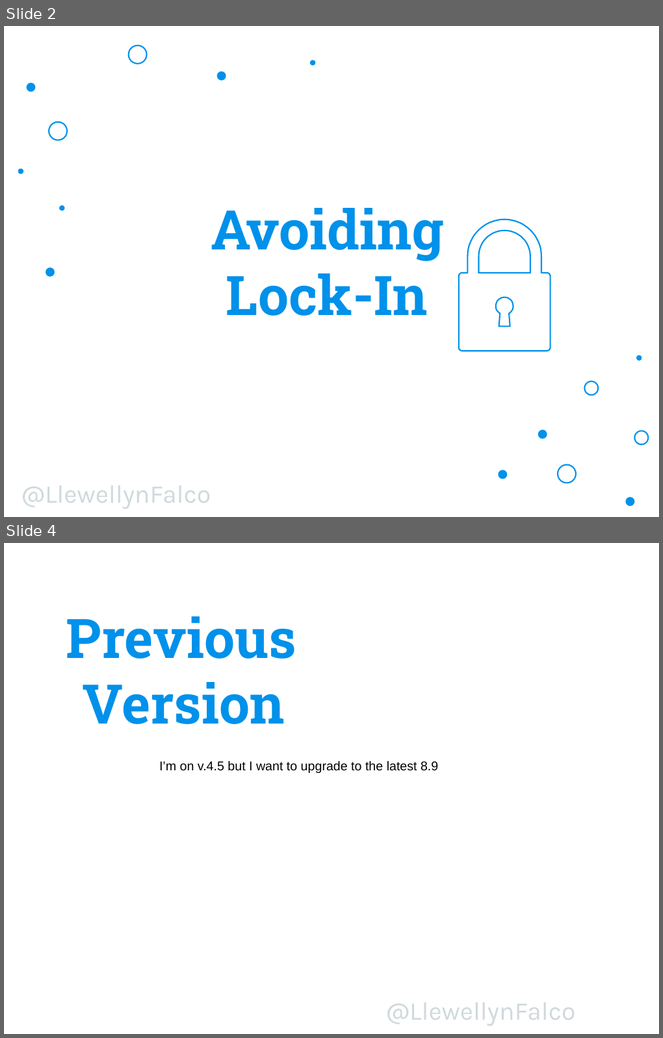
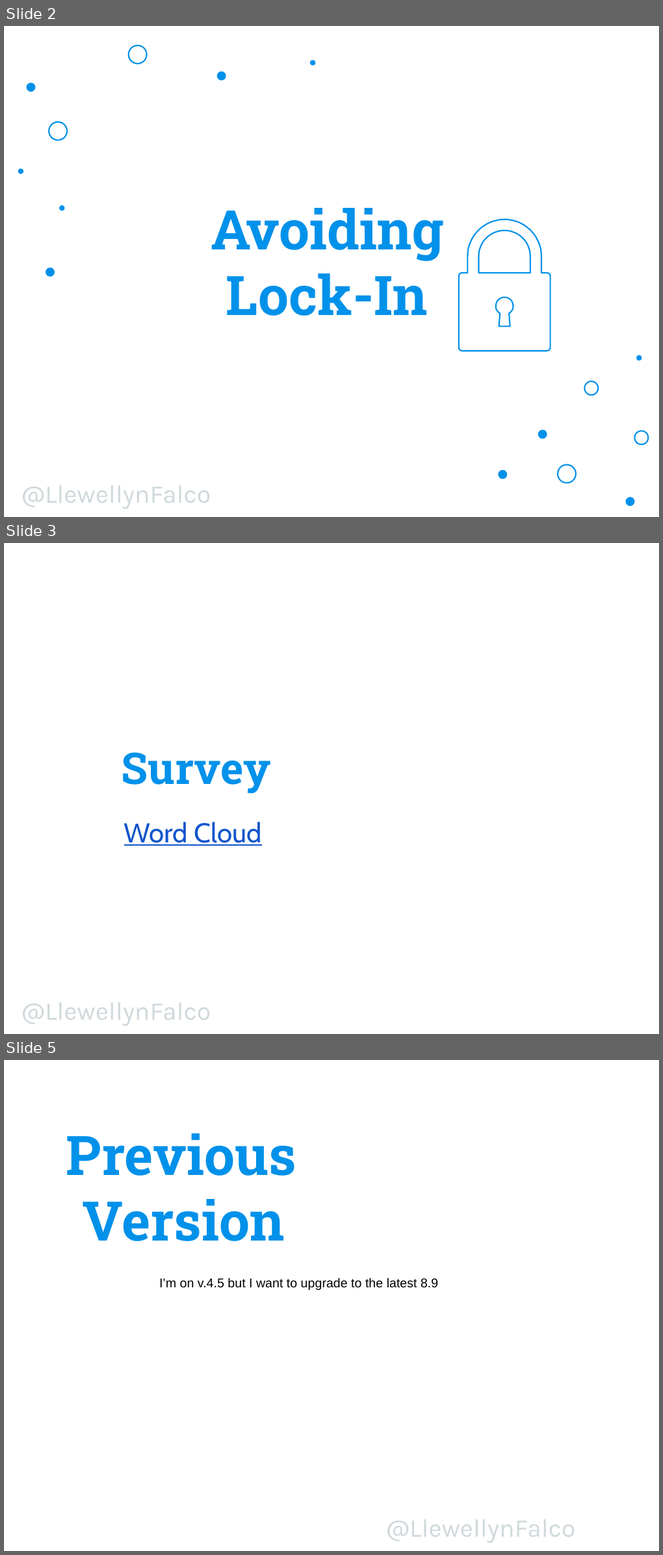
Before and after one commit to isidore/Talk-AvoidingLockIn, a slide deck: Avoiding Lock-In.pptx. Shown one above the other, each under a label of ours: slides 2 and 4 before the commit, slides 2, 3 and 5 after it; the slides between them are not shown. The pictures are 663x1038 and 663x1555 pixels, drawn with LibreOffice and Linux fonts; fonts in the diff are those of the drawing; background and template pictures are left out. Boxes give left, top, right and bottom in pixels: in the first picture for what was removed or moved away, otherwise in the second. Text is boxed around its words. In the diff, an @@ line names an element or a change of style, - is before the commit and + after.

```diff
--- a/Avoiding Lock-In.pptx
+++ b/Avoiding Lock-In.pptx
@@ slide 3 added at [4,543,659,1034], background picture (left out); not listed: 1 template element that a slide beside it also shows @@
@@ title added at [122,752,272,794], 48 pt, text #0091EA, bold @@
+Survey
@@ subtitle added at [124,822,262,846], 30 pt, text #1155CC, underline @@
+Word Cloud
@@ what was slide 4 is now slide 5 @@
```
Also in this commit, not shown: 5 slides changed, 7 other slides added, 1 slide removed.
